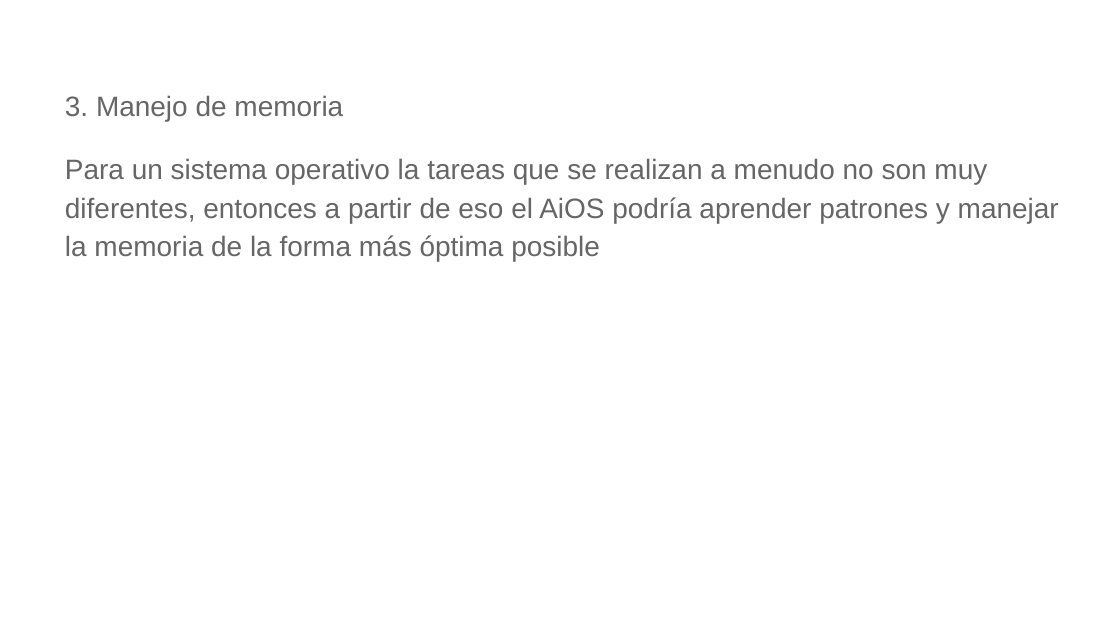
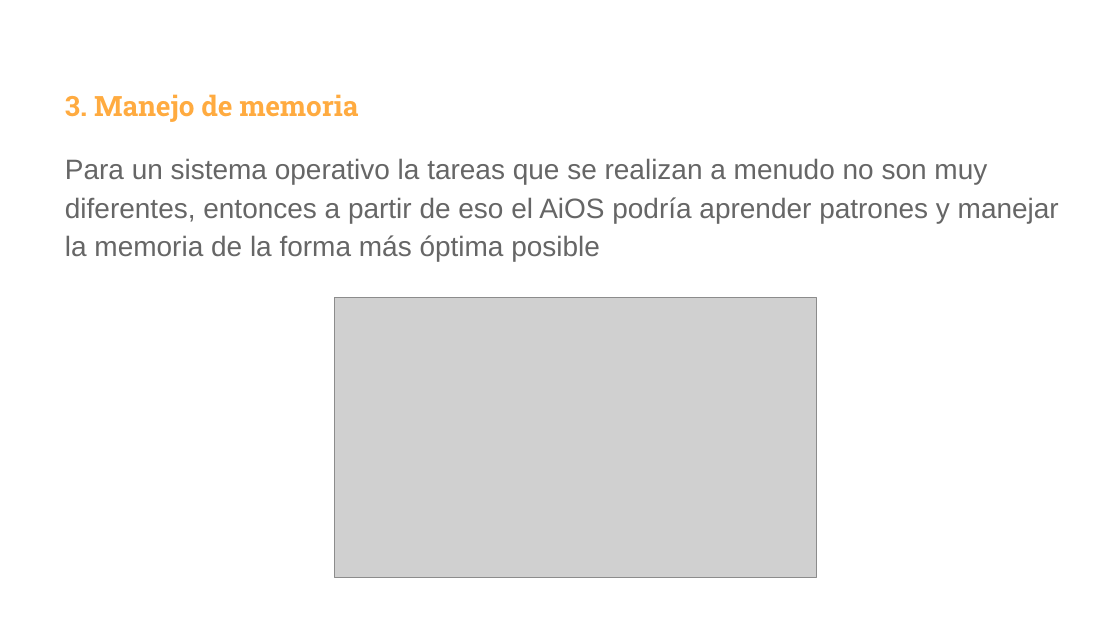
Before and after one commit to gwolf/sistop-2019-2, a slide deck: slide 18 of exposiciones/RodriguezZuriel-IbarraOmar/Inteligencia artificial en los sistemas operativos.pptx. Drawn at 1120x630 pixels with LibreOffice and Linux fonts; fonts in the diff are those of the drawing; grey boxes stand for pictures. Boxes give left, top, right and bottom in pixels: in the first picture for what was removed or moved away, otherwise in the second. Text is boxed around its words. In the diff, an @@ line names an element or a change of style, - is before the commit and + after.

```diff
--- a/exposiciones/RodriguezZuriel-IbarraOmar/Inteligencia artificial en los sistemas operativos.pptx
+++ b/exposiciones/RodriguezZuriel-IbarraOmar/Inteligencia artificial en los sistemas operativos.pptx
@@ text at (65,94,359,122): font Arial to Roboto Slab, text colour #666666 to #FFAB40, bold on in "3. Manejo de memoria" @@
@@ picture added at (334,298,816,578) @@
```
Also in this commit, not shown: 9 other slides changed, 3 slides added.
